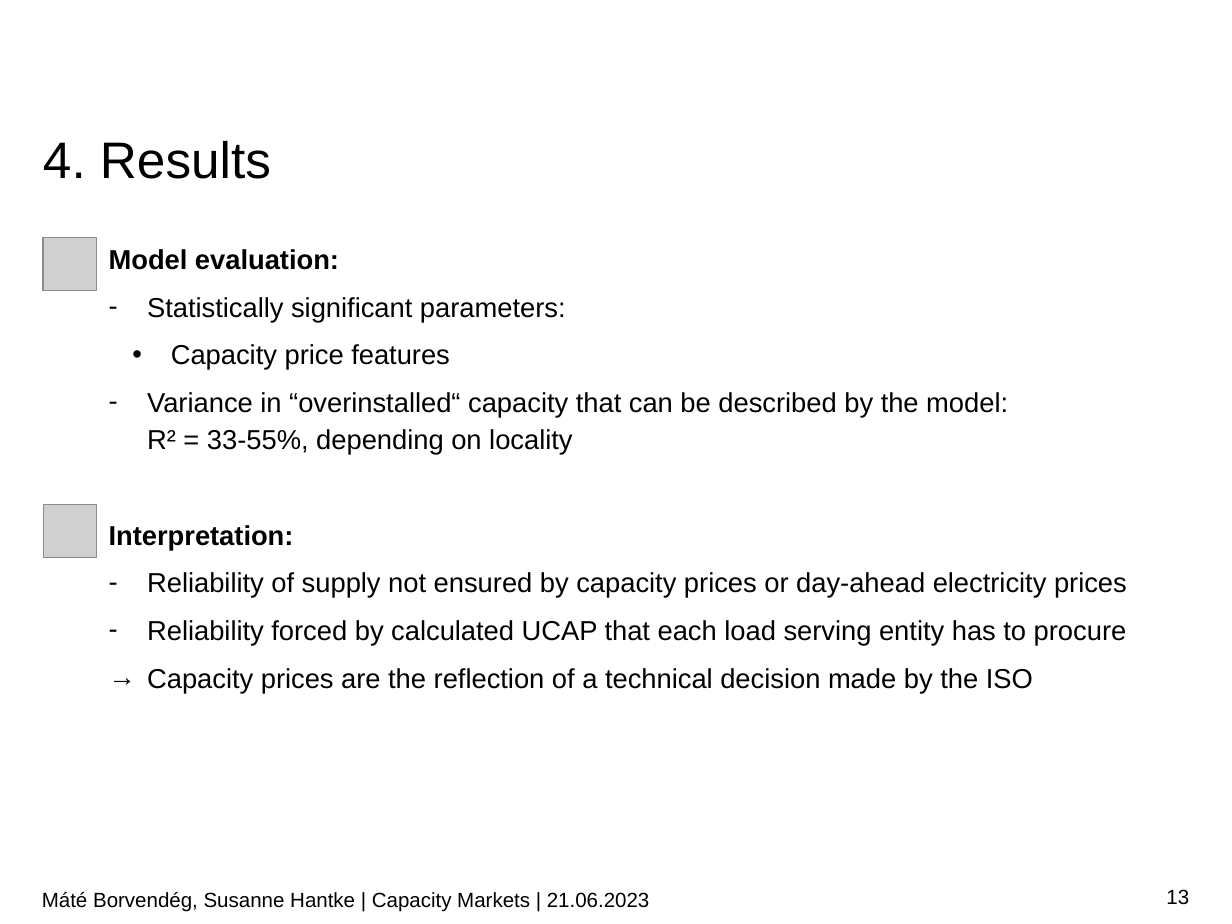
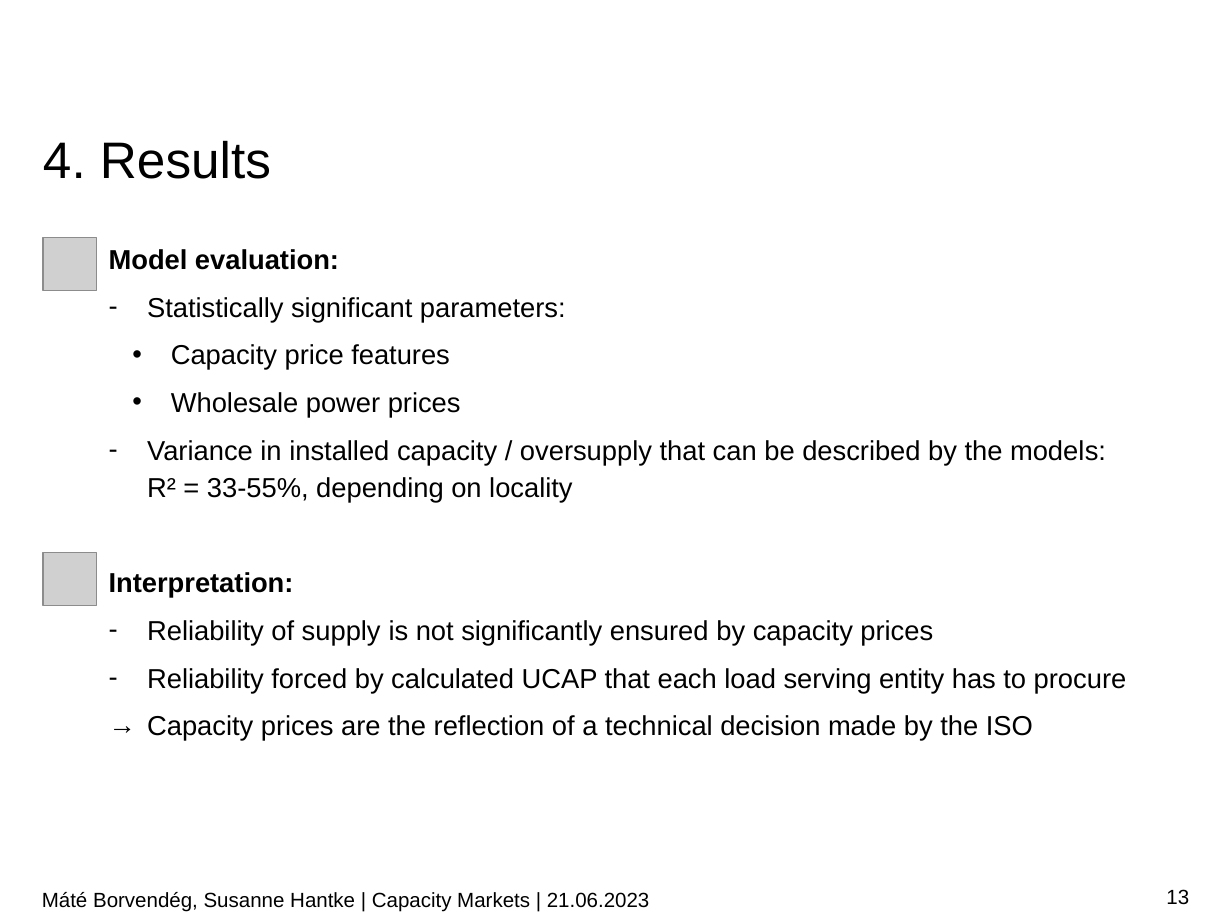
Before and after one commit to borvendegmate/tum_power_system_economics, a slide deck: slide 13 of Final_Presentation_Borvendeg_Hantke.pptx. Drawn at 1232x924 pixels with LibreOffice and Linux fonts; fonts in the diff are those of the drawing; grey boxes stand for pictures; background and template pictures are left out. Boxes give left, top, right and bottom in pixels: in the first picture for what was removed or moved away, otherwise in the second. Text is boxed around its words. In the diff, an @@ line names an element or a change of style, - is before the commit and + after.

```diff
--- a/Final_Presentation_Borvendeg_Hantke.pptx
+++ b/Final_Presentation_Borvendeg_Hantke.pptx
@@ text at box(147, 392, 1106, 503): text changed @@
-– Variance in “overinstalled“ capacity that can be described by the model:
-  R² = 33-55%, depending on locality
+  • Wholesale power prices
+– Variance in installed capacity / oversupply that can be described by the models:
+  R² = 33-55%, depending on locality
@@ picture: place and size @@
-picture at box(43, 504, 96, 557)
+picture at box(43, 552, 96, 605)
@@ text at box(147, 620, 933, 646): text changed @@
-– Reliability of supply not ensured by capacity prices or day-ahead electricity prices
+– Reliability of supply is not significantly ensured by capacity prices
```
Also in this commit, not shown: 7 other slides changed.
